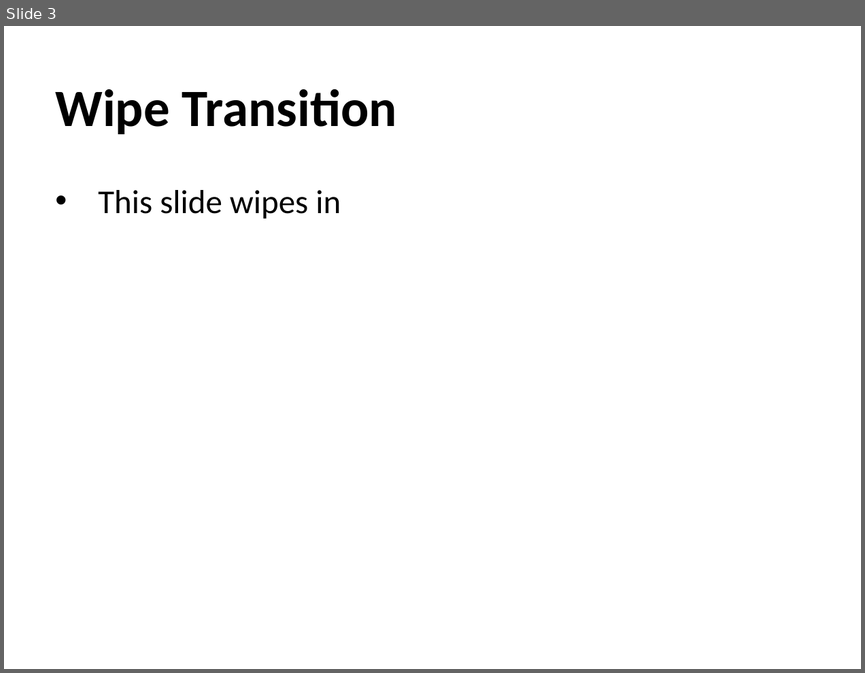
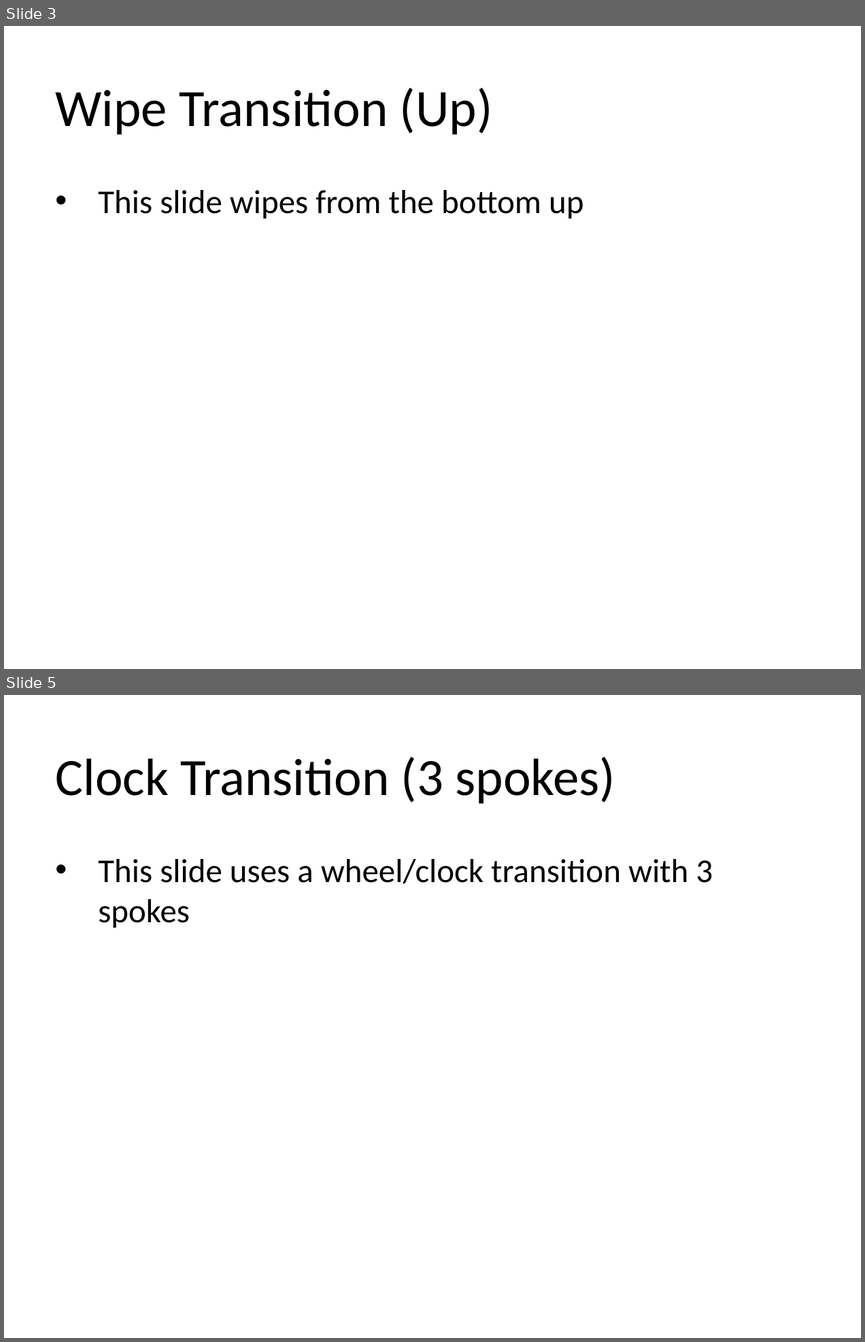
Before and after one commit to djinn-soul/gopptx, a slide deck: smoke_samples/14_transitions.pptx. Shown one above the other, each under a label of ours: slide 3 before the commit, slides 3 and 5 after it; the slides between them are not shown. The pictures are 865x673 and 865x1342 pixels, drawn with LibreOffice and Linux fonts; fonts in the diff are those of the drawing. Boxes give left, top, right and bottom in pixels: in the first picture for what was removed or moved away, otherwise in the second. Text is boxed around its words. In the diff, an @@ line names an element or a change of style, - is before the commit and + after.

```diff
--- a/smoke_samples/14_transitions.pptx
+++ b/smoke_samples/14_transitions.pptx
@@ slide 5 added at <box>4,695,861,1338</box>, background #FFFFFF @@
@@ text added at <box>55,757,615,804</box>, 44 pt, text #000000 @@
+Clock Transition (3 spokes)
@@ text added at <box>98,859,713,928</box>, 28 pt, text #000000 @@
+• This slide uses a wheel/clock transition with 3 spokes
@@ slide 3 changed as well @@
@@ text at <box>55,88,492,135</box>: text changed; bold off @@
-Wipe Transition
+Wipe Transition (Up)
@@ text at <box>98,190,583,218</box>: text changed @@
-• This slide wipes in
+• This slide wipes from the bottom up
```
Also in this commit, not shown: 2 other slides changed, 1 other slide added, 45 other files.
